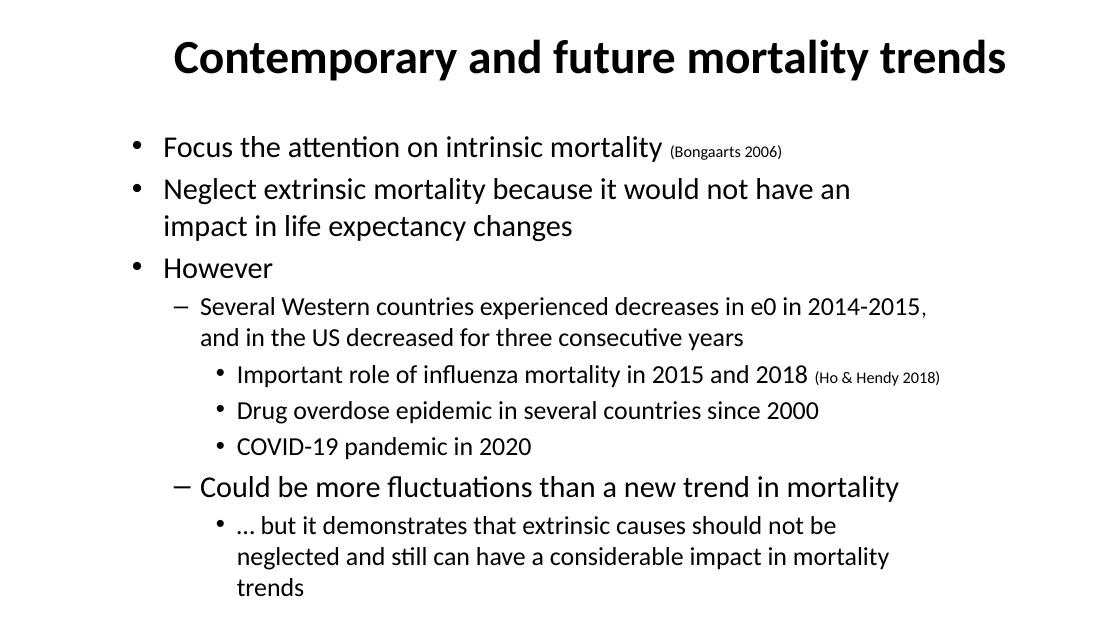
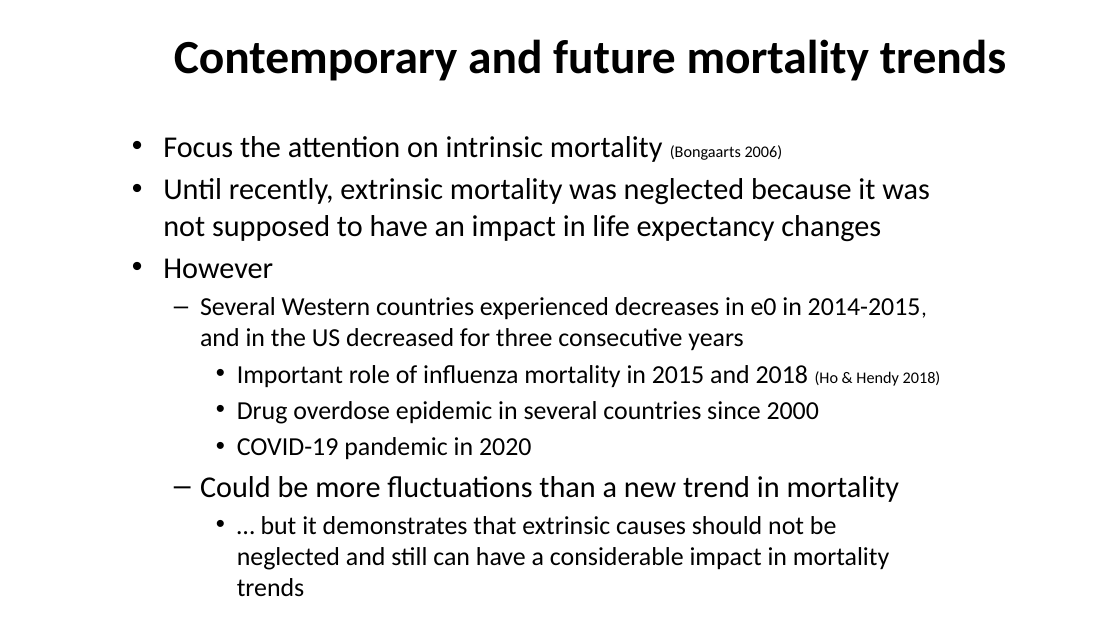
Before and after one commit to kikeacosta/edsd26_apc, a slide deck: slide 41 of slides/01_mortality_trends.pptx (slide 42 before the commit). Drawn at 1120x630 pixels with LibreOffice and Linux fonts; fonts in the diff are those of the drawing. Boxes give left, top, right and bottom in pixels: in the first picture for what was removed or moved away, otherwise in the second. Text is boxed around its words. In the diff, an @@ line names an element or a change of style, - is before the commit and + after.

```diff
--- a/slides/01_mortality_trends.pptx
+++ b/slides/01_mortality_trends.pptx
@@ text at (163,178,930,242): text changed @@
-• Neglect extrinsic mortality because it would not have an impact in life expectancy changes
+• Until recently, extrinsic mortality was neglected because it was not supposed to have an impact in life expectancy changes
```
Also in this commit, not shown: 12 other slides changed, 1 slide added, 1 slide removed, 2 other files.
